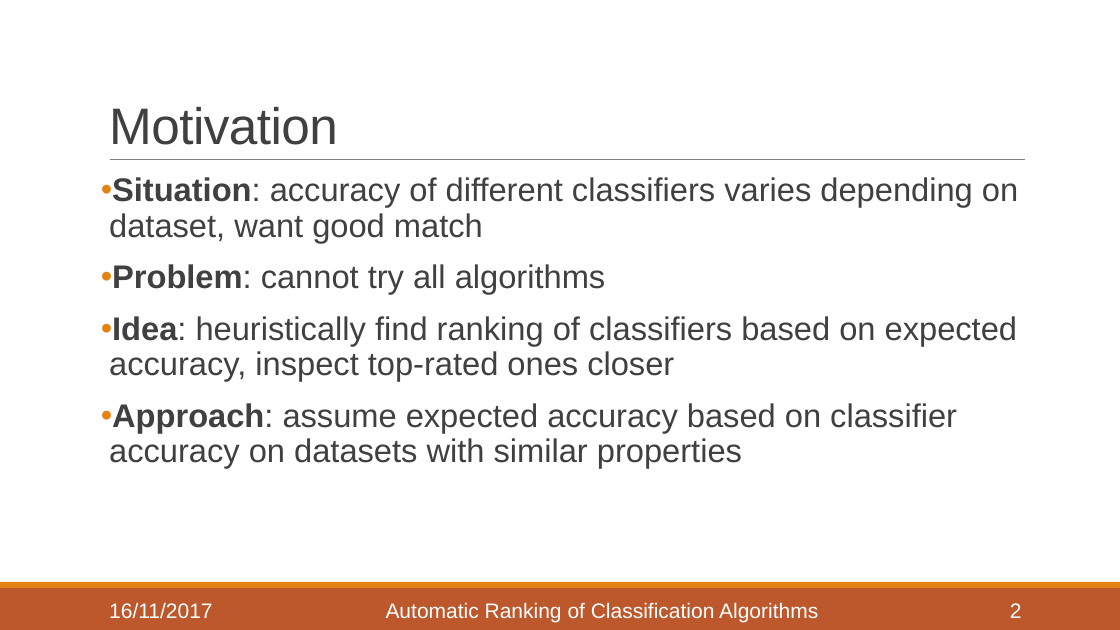
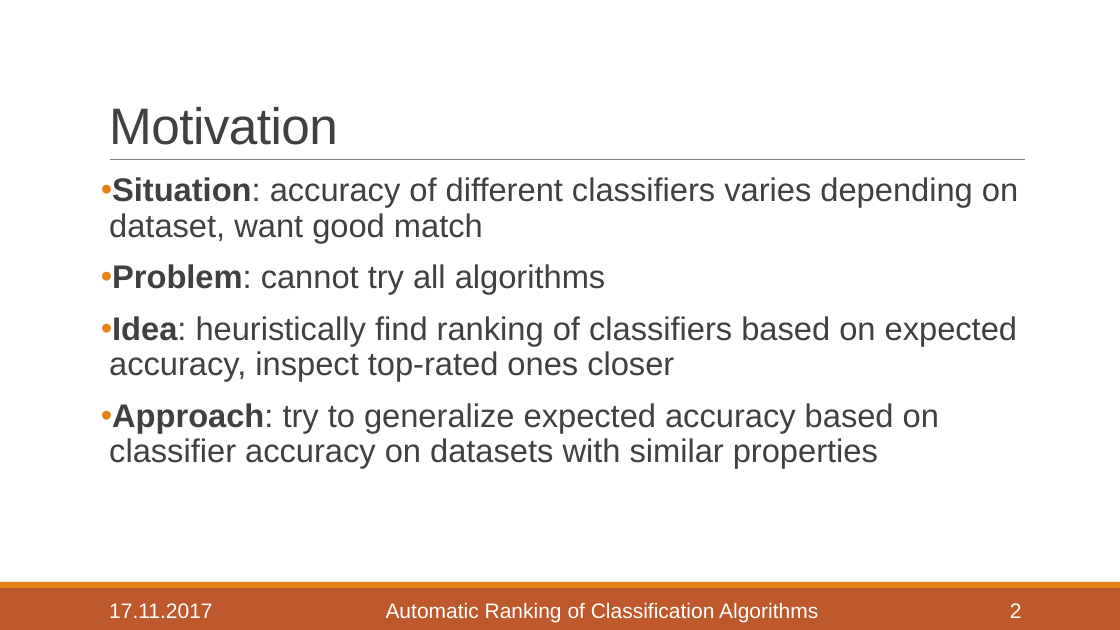
Before and after one commit to helegraf/classifier-auto-rank, a slide deck: slide 2 of Writing/Proposal/Automatic Ranking of Classification Algorithms v3.pptx. Drawn at 1120x630 pixels with LibreOffice and Linux fonts; fonts in the diff are those of the drawing. Boxes give left, top, right and bottom in pixels: in the first picture for what was removed or moved away, otherwise in the second. Text is boxed around its words. In the diff, an @@ line names an element or a change of style, - is before the commit and + after.

```diff
--- a/Writing/Proposal/Automatic Ranking of Classification Algorithms v3.pptx
+++ b/Writing/Proposal/Automatic Ranking of Classification Algorithms v3.pptx
@@ text at (x1=109, y1=403, x2=939, y2=468): text changed @@
-• Approach: assume expected accuracy based on classifier accuracy on datasets with similar properties
+• Approach: try to generalize expected accuracy based on classifier accuracy on datasets with similar properties
@@ text at (x1=109, y1=603, x2=213, y2=618): text changed @@
-16/11/2017
+17.11.2017
```
Also in this commit, not shown: 6 other slides changed.
